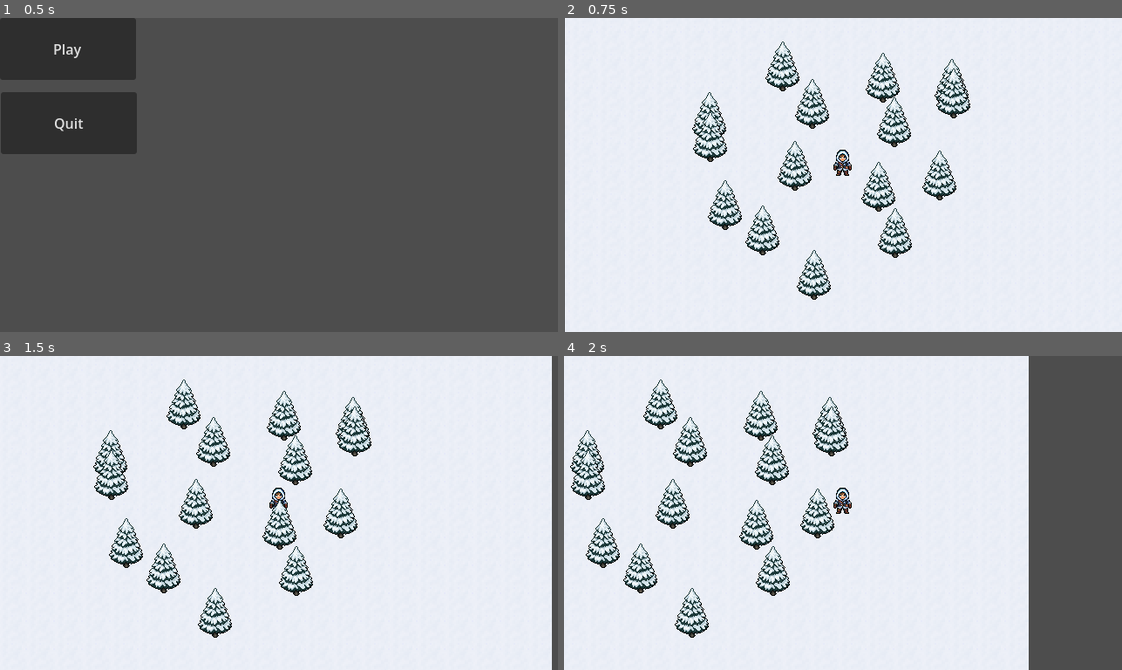
Above: before the commit, frames 1-4 (two rows, left to right).
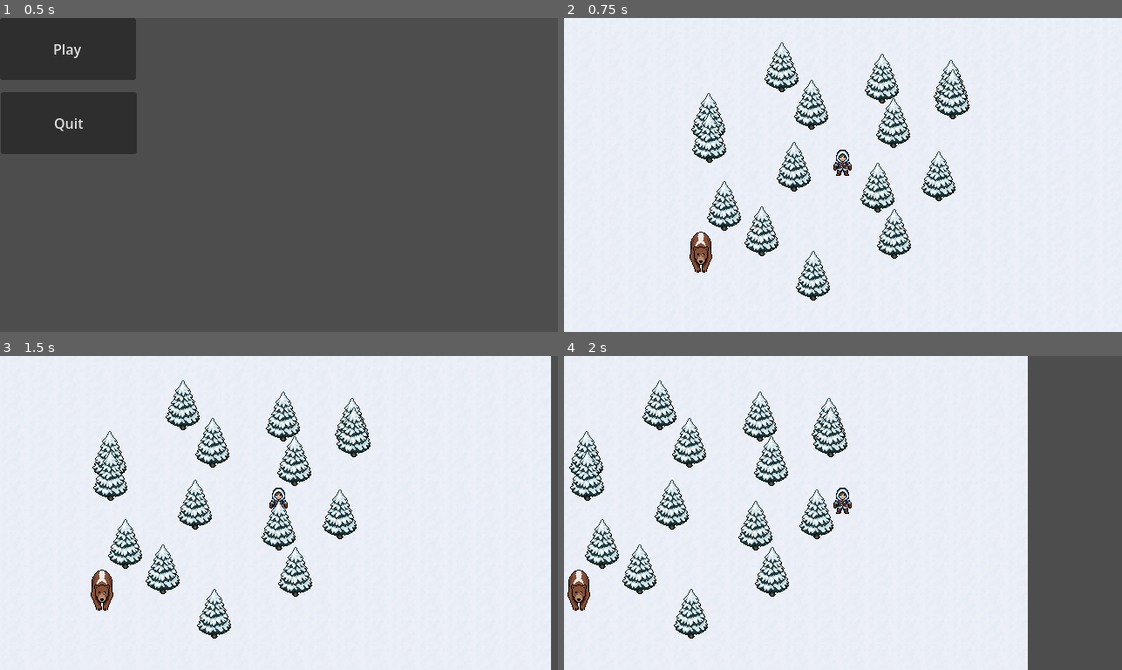
Above: after the commit, the same moments.

Repository: DLNklop/FrostAndDark
Game: Godot game, scene res://tscn/menu.tscn
The game is run twice, just before and just after one commit, with the same random seed, the same clock (stepped at 60 frames per second) and the same inputs. The project has no main scene, so this scene is started directly.
Inputs:
- Up to frame 1 (0.5 s): no input
- Up to frame 2 (0.75 s): click "Play" at 0.5 s
- Up to frame 3 (1.5 s): tap Enter (ui_accept) at 1.25 s; hold Right (ui_right) from 1.28 s (still down)
- Up to frame 4 (2 s): keep holding Right (ui_right); tap Enter (ui_accept) at 1.52 s

Frame 1 is identical in both runs. In frame 2, 5.3% of the frame differs, in the area x 0-73%, y 0-100%; in frame 3, 5.3%; in frame 4, 5.3%.

Commit message:
сделал node медведя

Diff:
--- /dev/null
+++ b/tscn/bear_1.tscn
@@ -0,0 +1,18 @@
+[gd_scene format=3 uid="uid://jbrljw3viqm7"]
+
+[ext_resource type="Texture2D" uid="uid://bjxohsy41rdc2" path="res://sprite_objects/bear.png" id="1_lu8b8"]
+
+[sub_resource type="RectangleShape2D" id="RectangleShape2D_sjh4g"]
+size = Vector2(20, 39)
+
+[node name="Node2D" type="Node2D" unique_id=694933948]
+
+[node name="CharacterBody2D" type="CharacterBody2D" parent="." unique_id=1253308903]
+
+[node name="CollisionShape2D" type="CollisionShape2D" parent="CharacterBody2D" unique_id=362135770]
+position = Vector2(0, -11.5)
+shape = SubResource("RectangleShape2D_sjh4g")
+
+[node name="Sprite2D" type="Sprite2D" parent="CharacterBody2D" unique_id=1775276638]
+position = Vector2(0, -11)
+texture = ExtResource("1_lu8b8")
--- a/tscn/scene_1.tscn
+++ b/tscn/scene_1.tscn
@@ -3,6 +3,7 @@
 [ext_resource type="Texture2D" uid="uid://bglpamya13cg" path="res://sprite_objects/snow_sprite.png" id="1_fj7yv"]
 [ext_resource type="PackedScene" uid="uid://difqi4pquqk7u" path="res://tscn/static_tree_1.tscn" id="3_aqk2v"]
 [ext_resource type="PackedScene" uid="uid://cs5xhc7qdkhyc" path="res://tscn/hunter.tscn" id="3_tlwt5"]
+[ext_resource type="PackedScene" uid="uid://jbrljw3viqm7" path="res://tscn/bear_1.tscn" id="4_02smy"]
 
 [sub_resource type="TileSetAtlasSource" id="TileSetAtlasSource_tlwt5"]
 texture = ExtResource("1_fj7yv")
@@ -68,4 +69,6 @@
 position = Vector2(-36, -52)
 
 [node name="CharacterBody2D" parent="Objects" unique_id=1176519371 instance=ExtResource("3_tlwt5")]
-position = Vector2(-1, 1)
+
+[node name="Node2D" parent="Objects" unique_id=694933948 instance=ExtResource("4_02smy")]
+position = Vector2(-163, 104)
Not shown, added: sprite_objects/bear.png.import
